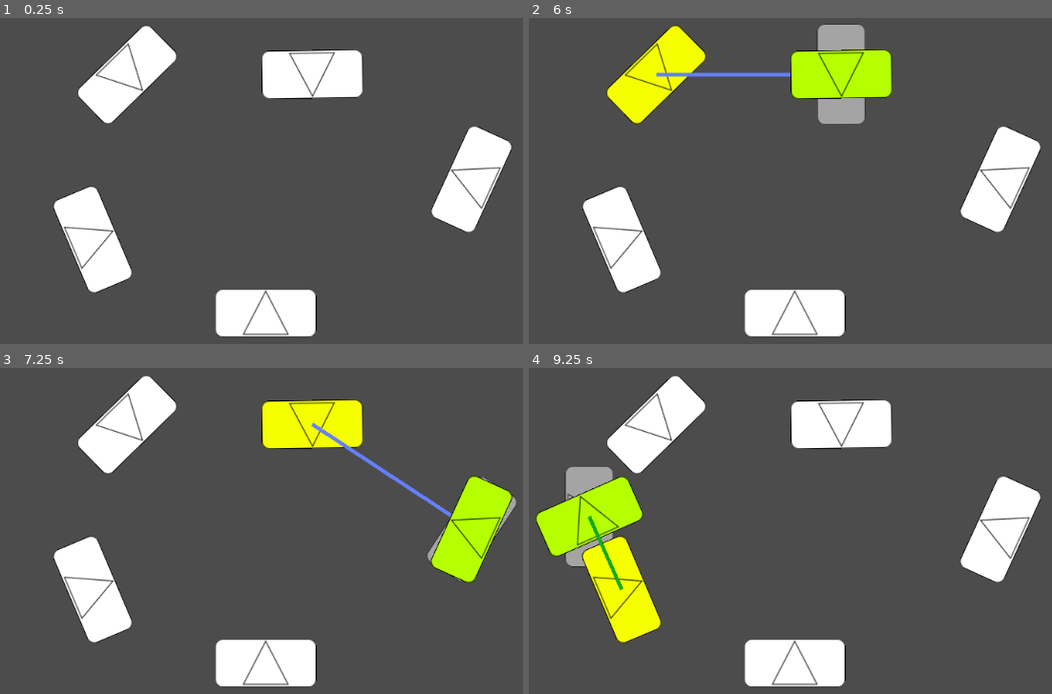
Above: before the commit, frames 1-4 (two rows, left to right).
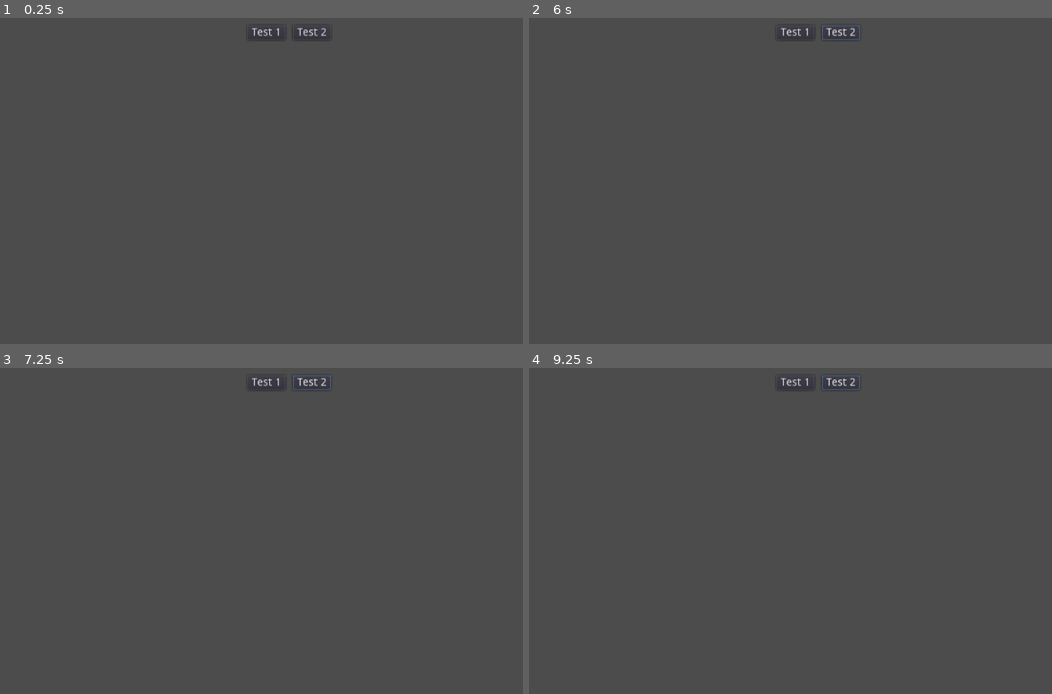
Above: after the commit, the same moments.

Repository: StStep/tatzelwurm-client
Game: Godot game, scene res://turn_component/battlefield_view/test_harness.tscn
The game is run twice, just before and just after one commit, with the same random seed, the same clock (stepped at 60 frames per second) and the same inputs. Before the commit the project starts from res://start.tscn.
Inputs (mouse positions are in pixels of both pictures, inside the frame that each line leads up to):
- Up to frame 1 (0.25 s): no input
- Up to frame 2 (6 s): click (795, 34) at 0.5 s, where only the run after the commit has a clickable "Test 1"; click (842, 34) at 1.25 s, where only the run after the commit has a clickable "Test 2"; click (795, 34) at 2 s, where only the run after the commit has a clickable "Test 1"; click (842, 34) at 2.75 s, where only the run after the commit has a clickable "Test 2"; click (795, 34) at 3.5 s, where only the run after the commit has a clickable "Test 1"; click (842, 34) at 4.25 s, where only the run after the commit has a clickable "Test 2"; tap Enter (ui_accept) at 5, 5.27, 5.75 s; move the mouse to (654, 73) at 5.02 s; move the mouse to (842, 73) at 5.77 s
- Up to frame 3 (7.25 s): tap Enter (ui_accept) at 6.02, 6.5 s; move the mouse to (470, 527) at 6.52 s
- Up to frame 4 (9.25 s): tap Enter (ui_accept) at 7.25, 7.52, 8, 8.27, 8.75, 9.02 s; move the mouse to (795, 664) at 7.27 s; move the mouse to (623, 589) at 8.02 s; move the mouse to (586, 517) at 8.77 s

The runs differ from the first frame. In frame 1, 14% of the frame differs, in the area x 10-98%, y 2-98%; in frame 2, 16%; in frame 3, 15%; in frame 4, 18%, in the area x 1-98%, y 2-98%.
Error after the commit: Parse Error: The identifier "lpos" isn't declared in the current scope. (res://turn_component/battlefield_view/battlefield_view.gd:39)

Commit message:
Implemented basic BattlefieldView and Test Harness

Diff:
--- a/bgg/Unit/Unit.tscn
+++ b/bgg/Unit/Unit.tscn
@@ -2,8 +2,9 @@
 
 [ext_resource path="res://unit/unit.gd" type="Script" id=1]
 [ext_resource path="res://utilities/select_item.gd" type="Script" id=2]
-[ext_resource path="res://unit/block_with_direction.png" type="Texture" id=3]
+[ext_resource path="res://turn_component/battlefield_view/block_with_direction.png" type="Texture" id=3]
 [ext_resource path="res://utilities/mouse_area_2d.gd" type="Script" id=4]
+
 
 [sub_resource type="RectangleShape2D" id=1]
 
--- a/bgg/project.godot
+++ b/bgg/project.godot
@@ -11,7 +11,7 @@
 [application]
 
 config/name="bgg"
-run/main_scene="res://start.tscn"
+run/main_scene="res://turn_component/battlefield_view/test_harness.tscn"
 config/icon="res://icon.png"
 
 [autoload]
--- /dev/null
+++ b/bgg/turn_component/battlefield_view/battlefield_view.gd
@@ -0,0 +1,63 @@
+extends Node
+
+export(String, FILE, '*.tscn') var block_scene
+export(String, FILE, '*.tscn') var cmd_scene
+export(String, FILE, '*.tscn') var path_scene
+
+onready var block_node = load(block_scene)
+onready var cmd_node = load(cmd_scene)
+onready var path_node = load(path_scene)
+
+const DEFAULT_EOT_MV_EN = false
+
+# A dictionary of lists, representing a queue for unit ref
+var _unit_queues = {}
+
+func _ready():
+	pass
+
+func clear():
+	for k in _unit_queues:
+		for q in _unit_queues[k]:
+			q.queue_free()
+		_unit_queues[k].clear()
+	_unit_queues.clear()
+
+func new_unit(ref, gpos, gdir):
+	if _unit_queues.has(ref):
+		print('WARNING: _unit_queues of ref %s already exists' % [ref])
+		return
+	# Unit Block
+	var inst = block_node.instance()
+	add_child(inst)
+	inst.global_position = gpos
+	inst.global_rotation = gdir.angle() + PI/2
+	_unit_queues[ref] = [inst]
+	inst.move_ind.visible = DEFAULT_EOT_MV_EN
+	_update_eot_move(ref)
+
+func add_cmd(ref, lpos, gdir = lpos):
+	if not _unit_queues.has(ref):
+		print('WARNING: Unknown _unit_queues ref %s' % [ref])
+		return
+	var par = _unit_queues[ref].back()
+	var inst_n = cmd_node.instance()
+	par.add_child(inst_n)
+	_unit_queues[ref].append(inst_n)
+	inst_n.global_position = par.global_position + lpos
+	inst_n.global_rotation = gdir.angle() + PI/2
+	var inst_p = path_node.instance()
+	inst_n.add_child(inst_p)
+	inst_p.points = PoolVector2Array([inst_p.to_local(par.global_position), Vector2(0, 0)])
+	_update_eot_move(ref)
+
+func display_eot_move(ref, en):
+	if not _unit_queues.has(ref):
+		print('WARNING: Unknown _unit_queues ref %s' % [ref])
+		return
+	_unit_queues[ref].front().move_ind.visible = en
+	_update_eot_move(ref)
+
+func _update_eot_move(ref):
+	var last = _unit_queues[ref].back()
+	_unit_queues[ref].front().set_move_ind(last.global_position, last.global_rotation)
--- /dev/null
+++ b/bgg/turn_component/battlefield_view/battlefield_view.tscn
@@ -0,0 +1,10 @@
+[gd_scene load_steps=2 format=2]
+
+[ext_resource path="res://turn_component/battlefield_view/battlefield_view.gd" type="Script" id=1]
+
+[node name="BattlefieldView" type="Node"]
+
+script = ExtResource( 1 )
+block_scene = "res://turn_component/battlefield_view/block.tscn"
+cmd_scene = "res://turn_component/battlefield_view/cmd_node.tscn"
+path_scene = "res://turn_component/battlefield_view/path.tscn"
--- /dev/null
+++ b/bgg/turn_component/battlefield_view/block.gd
@@ -0,0 +1,12 @@
+extends Node
+
+onready var move_ind = get_node('MoveIndicator') setget ,_move_ind_get
+func _move_ind_get():
+	return move_ind
+
+func _ready():
+	pass
+
+func set_move_ind(gpos, grot):
+	move_ind.global_position = gpos
+	move_ind.global_rotation = grot
--- /dev/null
+++ b/bgg/turn_component/battlefield_view/block.tscn
@@ -0,0 +1,27 @@
+[gd_scene load_steps=3 format=2]
+
+[ext_resource path="res://turn_component/battlefield_view/block_with_direction.png" type="Texture" id=1]
+[ext_resource path="res://turn_component/battlefield_view/block.gd" type="Script" id=2]
+
+[node name="Block" type="Sprite"]
+
+position = Vector2( 0.28479, 0 )
+texture = ExtResource( 1 )
+script = ExtResource( 2 )
+_sections_unfolded = [ "Transform" ]
+
+[node name="MoveIndicator" type="Node2D" parent="." index="0"]
+
+show_behind_parent = true
+_sections_unfolded = [ "Transform", "Visibility" ]
+
+[node name="Line2D" type="Line2D" parent="MoveIndicator" index="0"]
+
+points = PoolVector2Array( -0.473511, 0.457977, -0.473511, -143.818, -18.3054, -122.744, 20.0384, -123.018, -0.688759, -143.551 )
+width = 10.0
+default_color = Color( 0.826563, 0.4, 1, 1 )
+texture_mode = 553311648
+joint_mode = 2
+sharp_limit = 2.0
+round_precision = 8
+_sections_unfolded = [ "Capping", "Fill" ]
--- /dev/null
+++ b/bgg/turn_component/battlefield_view/cmd_node.gd
@@ -0,0 +1,4 @@
+extends Node
+
+func _ready():
+	pass
--- /dev/null
+++ b/bgg/turn_component/battlefield_view/cmd_node.tscn
@@ -0,0 +1,11 @@
+[gd_scene load_steps=3 format=2]
+
+[ext_resource path="res://turn_component/battlefield_view/circle_with_direction.png" type="Texture" id=1]
+[ext_resource path="res://turn_component/battlefield_view/cmd_node.gd" type="Script" id=2]
+
+[node name="CmdNode" type="Sprite"]
+
+show_behind_parent = true
+texture = ExtResource( 1 )
+script = ExtResource( 2 )
+_sections_unfolded = [ "Pause", "Transform", "Visibility" ]
--- /dev/null
+++ b/bgg/turn_component/battlefield_view/path.gd
@@ -0,0 +1,4 @@
+extends Line2D
+
+func _ready():
+	pass
--- /dev/null
+++ b/bgg/turn_component/battlefield_view/path.tscn
@@ -0,0 +1,15 @@
+[gd_scene load_steps=2 format=2]
+
+[ext_resource path="res://turn_component/battlefield_view/path.gd" type="Script" id=1]
+
+[node name="Path" type="Line2D"]
+
+show_behind_parent = true
+points = PoolVector2Array( 842.589, 255.53 )
+width = 5.0
+default_color = Color( 0.4, 0.5, 1, 1 )
+texture_mode = 553311648
+sharp_limit = 2.0
+round_precision = 8
+script = ExtResource( 1 )
+_sections_unfolded = [ "Transform", "Visibility", "Z" ]
--- /dev/null
+++ b/bgg/turn_component/battlefield_view/test_harness.gd
@@ -0,0 +1,81 @@
+extends Node
+
+onready var battlefield_view = get_node('BattlefieldView')
+
+var _t_wait = 0
+var _cur_func = null
+
+func _ready():
+	if not battlefield_view:
+		print('Error, no BattlefieldView found')
+		return
+	set_process(true)
+
+func _process(delta):
+	if _cur_func:
+		_t_wait += delta
+		if _t_wait > .5 and _cur_func.is_valid():
+			_t_wait = 0
+			_cur_func = _cur_func.resume()
+
+func test_1():
+	if _cur_func:
+		print('Wait for previous test to complete')
+		return
+	_cur_func = _test_1()
+
+func _test_1():
+	print('Running Test One...')
+	var unit_ref = 'unit_1'
+
+	# Clear
+	battlefield_view.clear()
+	yield()
+
+	# Add Unit
+	battlefield_view.new_unit(unit_ref, Vector2(200,200), Vector2(1,1))
+	yield()
+
+	# Add Generic Command 1
+	battlefield_view.add_cmd(unit_ref, Vector2(130,130))
+	yield()
+
+	# Add Generic Command 2
+	battlefield_view.add_cmd(unit_ref, Vector2(-130,130))
+	yield()
+
+	# Mark as moving at end-of-turn
+	battlefield_view.display_eot_move(unit_ref, true)
+
+	print('Completed Test One')
+	return null
+
+func test_2():
+	if _cur_func:
+		print('Wait for previous test to complete')
+		return
+	_cur_func = _test_2()
+
+func _test_2():
+	print('Running Test Two...')
+	var unit_ref = 'unit_2'
+
+	# Clear
+	battlefield_view.clear()
+	yield()
+
+	# Add Unit
+	battlefield_view.new_unit(unit_ref, Vector2(815,541), Vector2(1,-1))
+	battlefield_view.display_eot_move(unit_ref, true)
+	yield()
+
+	# Add Generic Command 1
+	battlefield_view.add_cmd(unit_ref, Vector2(130,-130))
+	yield()
+
+	# Add Generic Command 2
+	battlefield_view.add_cmd(unit_ref, Vector2(-130,-130))
+	yield()
+
+	print('Completed Test Two')
+	return null
--- /dev/null
+++ b/bgg/turn_component/battlefield_view/test_harness.tscn
@@ -0,0 +1,77 @@
+[gd_scene load_steps=3 format=2]
+
+[ext_resource path="res://turn_component/battlefield_view/test_harness.gd" type="Script" id=1]
+[ext_resource path="res://turn_component/battlefield_view/battlefield_view.tscn" type="PackedScene" id=2]
+
+[node name="TestHarness" type="Node" index="0"]
+
+script = ExtResource( 1 )
+
+[node name="BattlefieldView" parent="." index="0" instance=ExtResource( 2 )]
+
+[node name="HBoxContainer" type="HBoxContainer" parent="." index="1"]
+
+anchor_left = 0.0
+anchor_top = 0.0
+anchor_right = 1.0
+anchor_bottom = 0.0
+margin_top = 20.0
+margin_bottom = 20.0
+rect_pivot_offset = Vector2( 0, 0 )
+mouse_filter = 1
+size_flags_horizontal = 1
+size_flags_vertical = 1
+custom_constants/separation = 10
+alignment = 1
+_sections_unfolded = [ "Margin", "custom_constants" ]
+
+[node name="Test1Button" type="Button" parent="HBoxContainer" index="0"]
+
+anchor_left = 0.0
+anchor_top = 0.0
+anchor_right = 0.0
+anchor_bottom = 0.0
+margin_left = 456.0
+margin_right = 507.0
+margin_bottom = 20.0
+rect_pivot_offset = Vector2( 0, 0 )
+mouse_filter = 0
+size_flags_horizontal = 1
+size_flags_vertical = 1
+toggle_mode = false
+enabled_focus_mode = 2
+shortcut = null
+group = null
+text = "Test 1"
+flat = false
+align = 1
+
+[node name="Test2Button" type="Button" parent="HBoxContainer" index="1"]
+
+anchor_left = 0.0
+anchor_top = 0.0
+anchor_right = 0.0
+anchor_bottom = 0.0
+margin_left = 517.0
+margin_right = 568.0
+margin_bottom = 20.0
+rect_pivot_offset = Vector2( 0, 0 )
+mouse_filter = 0
+size_flags_horizontal = 1
+size_flags_vertical = 1
+toggle_mode = false
+enabled_focus_mode = 2
+shortcut = null
+group = null
+text = "Test 2"
+flat = false
+align = 1
+
+[node name="Node2D" type="Node2D" parent="." index="2"]
+
+position = Vector2( 815.218, 541.432 )
+_sections_unfolded = [ "Transform" ]
+
+[connection signal="pressed" from="HBoxContainer/Test1Button" to="." method="test_1"]
+
+[connection signal="pressed" from="HBoxContainer/Test2Button" to="." method="test_2"]
--- a/bgg/unit/position_node.tscn
+++ b/bgg/unit/position_node.tscn
@@ -2,7 +2,8 @@
 
 [ext_resource path="res://unit/position_node.gd" type="Script" id=1]
 [ext_resource path="res://utilities/mouse_area_2d.gd" type="Script" id=2]
-[ext_resource path="res://unit/circle_with_direction.png" type="Texture" id=3]
+[ext_resource path="res://turn_component/battlefield_view/circle_with_direction.png" type="Texture" id=3]
+
 
 
 [sub_resource type="CircleShape2D" id=1]
Renamed: bgg/unit/block_with_direction.png -> bgg/turn_component/battlefield_view/block_with_direction.png
Renamed: bgg/unit/block_with_direction.png.import -> bgg/turn_component/battlefield_view/block_with_direction.png.import
Renamed: bgg/unit/circle_with_direction.png -> bgg/turn_component/battlefield_view/circle_with_direction.png
Renamed: bgg/unit/circle_with_direction.png.import -> bgg/turn_component/battlefield_view/circle_with_direction.png.import
